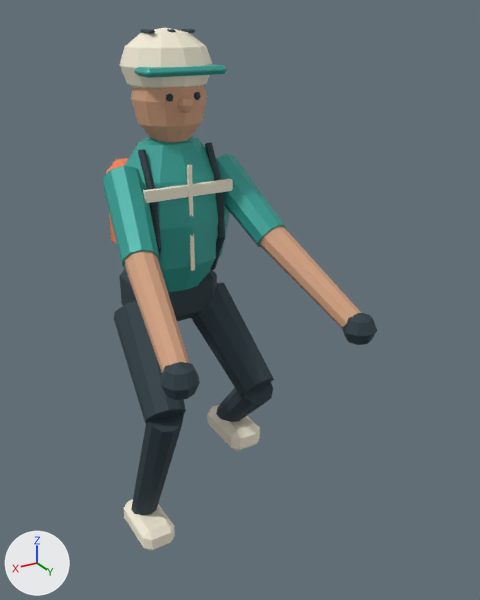
The glTF model assets/models/rider.glb, before and after one commit.
One viewpoint serves both versions: a 50 mm camera at (0.908, 2.003, 0.941) aimed at (-0.114, 0.299, 0.089). Every picture has the same lights, and +X, +Y and +Z are marked at lower left. The picture after the commit comes second. Where no turn or scale is listed for an object, it has been applied to the vertices. Vertices at exactly the same position are counted once.

Objects in the first picture: 'rider.Elbow_-1_Skin', 'rider.Elbow_1_Skin', 'rider.Head_Cream', 'rider.Head_Skin', 'rider.Hip_-1_Dark', 'rider.Hip_1_Dark', 'rider.Knee_-1_Cream', 'rider.Knee_-1_Dark', 'rider.Knee_1_Cream', 'rider.Knee_1_Dark', 'rider.Root_Dark', 'rider.Shoulder_L_Teal', 'rider.Shoulder_R_Teal', 'rider.Torso_Cream', 'rider.Torso_Teal' and 6 more.
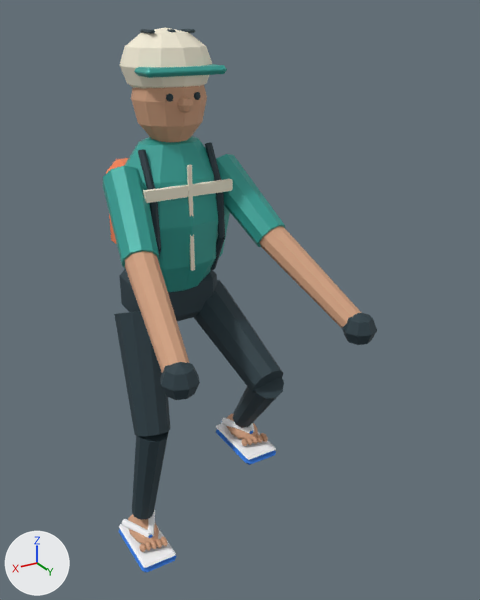
ob_rider_hip_1 is not drawn itself; it is the parent of ob_rider_hip_1_dark, ob_rider_knee_1.
ob_rider_knee_1 is not drawn itself; it is the parent of ob_rider_knee_1_dark.
ob_rider_hip__1 is not drawn itself; it is the parent of ob_rider_hip__1_dark, ob_rider_knee__1.
ob_rider_knee__1 is not drawn itself; it is the parent of ob_rider_knee__1_dark.

Changed parts and their boxes (x1, y1, x2, y2) in the pictures (480 x 600 px):
'rider.Hip_-1_Dark', turned, moved: before (191, 283, 274, 397); after (194, 280, 284, 393)
'rider.Hip_1_Dark', turned, moved: before (114, 301, 186, 423); after (114, 311, 170, 436)
'rider.Knee_1_Dark', reshaped, turned, moved: before (131, 414, 184, 516); after (132, 431, 169, 520)
'rider.Knee_-1_Dark', turned, moved: before (216, 382, 273, 422); after (233, 377, 284, 428)
'rider.Knee_1_Cream', deleted (pale yellow): before (124, 500, 175, 551)
'rider.Knee_-1_Cream', deleted (pale yellow): before (207, 405, 260, 451)
'rider.Ankle_1_SandalWhite', added: after (119, 510, 176, 568)
'rider.Ankle_-1_SandalWhite', added: after (216, 417, 276, 460)
'rider.Ankle_1_Skin', added (beige): after (128, 514, 168, 552)
'rider.Ankle_-1_Skin', added (beige): after (227, 414, 268, 446)
'rider.Ankle_-1_SandalBlue', added: after (216, 429, 276, 465)
'rider.Ankle_1_SandalBlue', added: after (118, 529, 177, 573)

What changed in the scene script:
```text
Change me_cone_062:
    used by ob_rider_knee_1_dark; parent = ob_rider_knee_1; location = (0.005, -0.115, -0.27); rotation_euler = (2.739, 0.0, 0.0435), in degrees (157, 0, 2.5)
    remove me_cone_062.from_pydata(...)  # 20 vertices, 36 faces; spans x -0.057..0.057, y -0.06..0.06, z -0.294..0.294
    add me_cone_062.from_pydata(...)  # 20 vertices, 36 faces; spans x -0.053..0.053, y -0.056..0.056, z -0.185..0.185
    me_cone_062 part 1: 20 of 20 vertices moved; they spanned x -0.057..0.057, y -0.06..0.06, z -0.294..0.294 and now span x -0.053..0.053, y -0.056..0.056, z -0.185..0.185; mean shift (0.0, 0.0, 0.0)
Change ob_rider_hip_1:
    ob_rider_hip_1.rotation_euler: (0.0, 0.0, 0.0) -> (0.395, -0.096, -0.0192)  # degrees (0, 0, 0) -> degrees (23, -5.5, -1.1)
Change ob_rider_hip_1_dark:
    ob_rider_hip_1_dark.location: (0.0225, 0.145, -0.125) -> (0.0, 0.0, -0.21)
    ob_rider_hip_1_dark.rotation_euler: (-0.865, -3.142, -0.154) -> (0.0, 3.142, 0.0)  # degrees (-50, -180, -8.8) -> degrees (0, 180, 0)
Change ob_rider_knee_1:
    ob_rider_knee_1.location: (0.045, 0.29, -0.25) -> (0.0, 0.0, -0.42)
    ob_rider_knee_1.rotation_euler: (0.0, 0.0, 0.0) -> (-0.523, 0.00338, 0.0266)  # degrees (0, 0, 0) -> degrees (-30, 0.2, 1.5)
Remove ob_rider_knee_1_cream:
    ob_rider_knee_1_cream = bpy.data.objects.new('rider.Knee_1_Cream', me_cube_017)
Change ob_rider_knee_1_dark:
    ob_rider_knee_1_dark.location: (0.005, -0.115, -0.27) -> (0.0, 0.0, -0.185)
    ob_rider_knee_1_dark.rotation_euler: (2.739, 0.0, 0.0435) -> (0.0, -3.142, 0.0)  # degrees (157, 0, 2.5) -> degrees (0, -180, 0)
Change ob_rider_hip__1:
    ob_rider_hip__1.rotation_euler: (0.0, 0.0, 0.0) -> (1.122, 0.0718, 0.0451)  # degrees (0, 0, 0) -> degrees (64, 4.1, 2.6)
Change ob_rider_hip__1_dark:
    ob_rider_hip__1_dark.location: (-0.0225, 0.145, -0.125) -> (0.0, 0.0, -0.21)
    ob_rider_hip__1_dark.rotation_euler: (-0.865, 3.142, 0.154) -> (0.0, 3.142, 0.0)  # degrees (-50, 180, 8.8) -> degrees (0, 180, 0)
Change ob_rider_knee__1:
    ob_rider_knee__1.location: (-0.045, 0.29, -0.25) -> (0.0, 0.0, -0.42)
    ob_rider_knee__1.rotation_euler: (0.0, 0.0, 0.0) -> (-1.803, -0.0572, -0.0892)  # degrees (0, 0, 0) -> degrees (-103, -3.3, -5.1)
Remove ob_rider_knee__1_cream:
    ob_rider_knee__1_cream = bpy.data.objects.new('rider.Knee_-1_Cream', me_cube_016)
Change ob_rider_knee__1_dark:
    ob_rider_knee__1_dark.location: (-0.005, -0.115, -0.12) -> (0.0, 0.0, -0.185)
    ob_rider_knee__1_dark.rotation_euler: (2.377, 0.0, -0.0435) -> (0.0, -3.142, 0.0)  # degrees (136, 0, -2.5) -> degrees (0, -180, 0)
Add ob_rider_ankle__1_skin:
    ob_rider_ankle__1_skin = bpy.data.objects.new('rider.Ankle_-1_Skin', me_sphere_008_1)  # 192 vertices, 360 faces; spans x -0.052..0.052, y -0.089..0.121, z -0.032..0.032; in mat_skin (beige #d3a281)
    ob_rider_ankle__1_skin.location = (-0.214, 0.142, -0.523)
Add ob_rider_ankle__1_sandalwhite:
    ob_rider_ankle__1_sandalwhite = bpy.data.objects.new('rider.Ankle_-1_SandalWhite', me_cube_017_1)  # 56 vertices, 100 faces; spans x -0.069..0.069, y -0.126..0.126, z -0.007..0.069; in mat_sandalwhite (white #fcfdff)
    ob_rider_ankle__1_sandalwhite.location = (-0.214, 0.17, -0.556)
Add ob_rider_ankle__1_sandalblue:
    ob_rider_ankle__1_sandalblue = bpy.data.objects.new('rider.Ankle_-1_SandalBlue', me_cube_016_1)  # 40 vertices, 72 faces; spans x -0.068..0.068, y -0.13..0.13, z -0.015..0.074; in mat_sandalblue (blue #2c76da)
    ob_rider_ankle__1_sandalblue.location = (-0.214, 0.17, -0.575)
Add ob_rider_ankle_1_skin:
    ob_rider_ankle_1_skin = bpy.data.objects.new('rider.Ankle_1_Skin', me_sphere_015)  # 192 vertices, 360 faces; spans x -0.052..0.052, y -0.089..0.121, z -0.032..0.032; in mat_skin (beige #d3a281)
    ob_rider_ankle_1_skin.location = (0.214, 0.142, -0.823)
Add ob_rider_ankle_1_sandalwhite:
    ob_rider_ankle_1_sandalwhite = bpy.data.objects.new('rider.Ankle_1_SandalWhite', me_cube_019)  # 56 vertices, 100 faces; spans x -0.069..0.069, y -0.126..0.126, z -0.007..0.069; in mat_sandalwhite (white #fcfdff)
    ob_rider_ankle_1_sandalwhite.location = (0.214, 0.17, -0.856)
Add ob_rider_ankle_1_sandalblue:
    ob_rider_ankle_1_sandalblue = bpy.data.objects.new('rider.Ankle_1_SandalBlue', me_cube_018)  # 40 vertices, 72 faces; spans x -0.068..0.068, y -0.13..0.13, z -0.015..0.074; in mat_sandalblue (blue #2c76da)
    ob_rider_ankle_1_sandalblue.location = (0.214, 0.17, -0.875)
```
